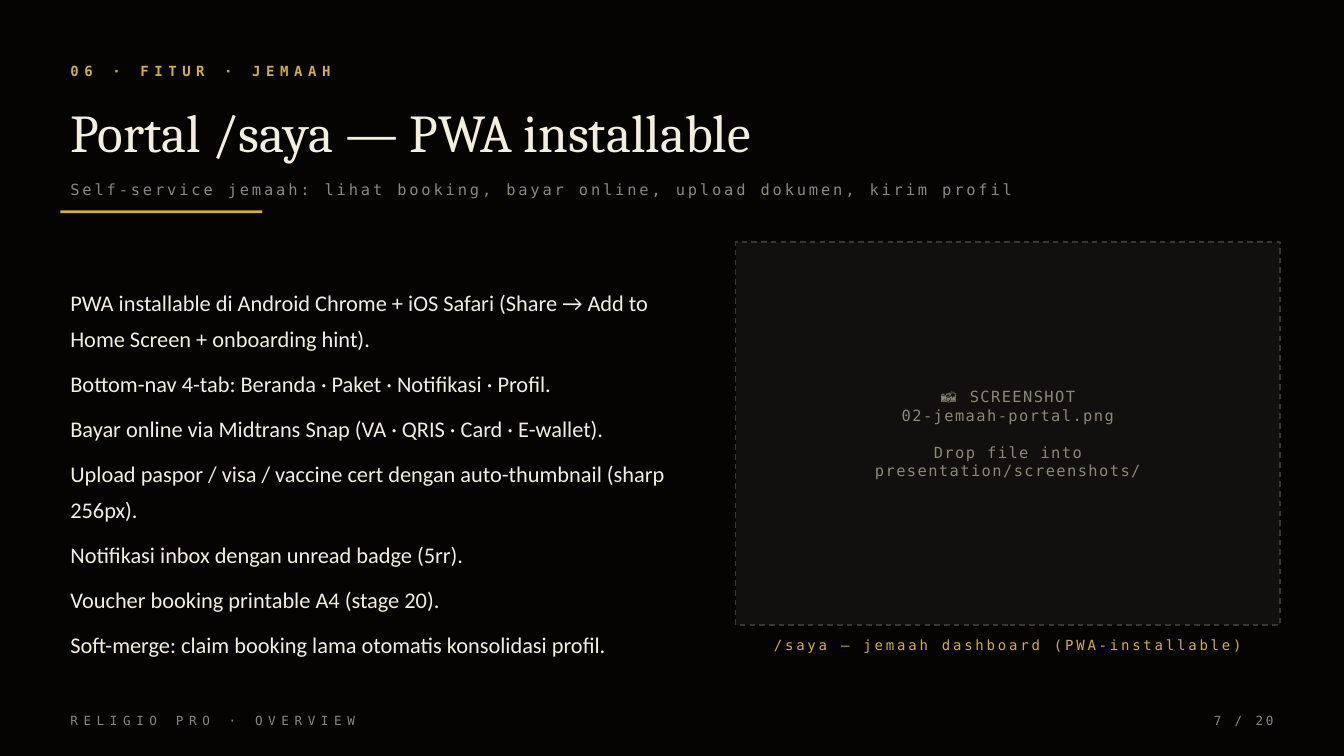
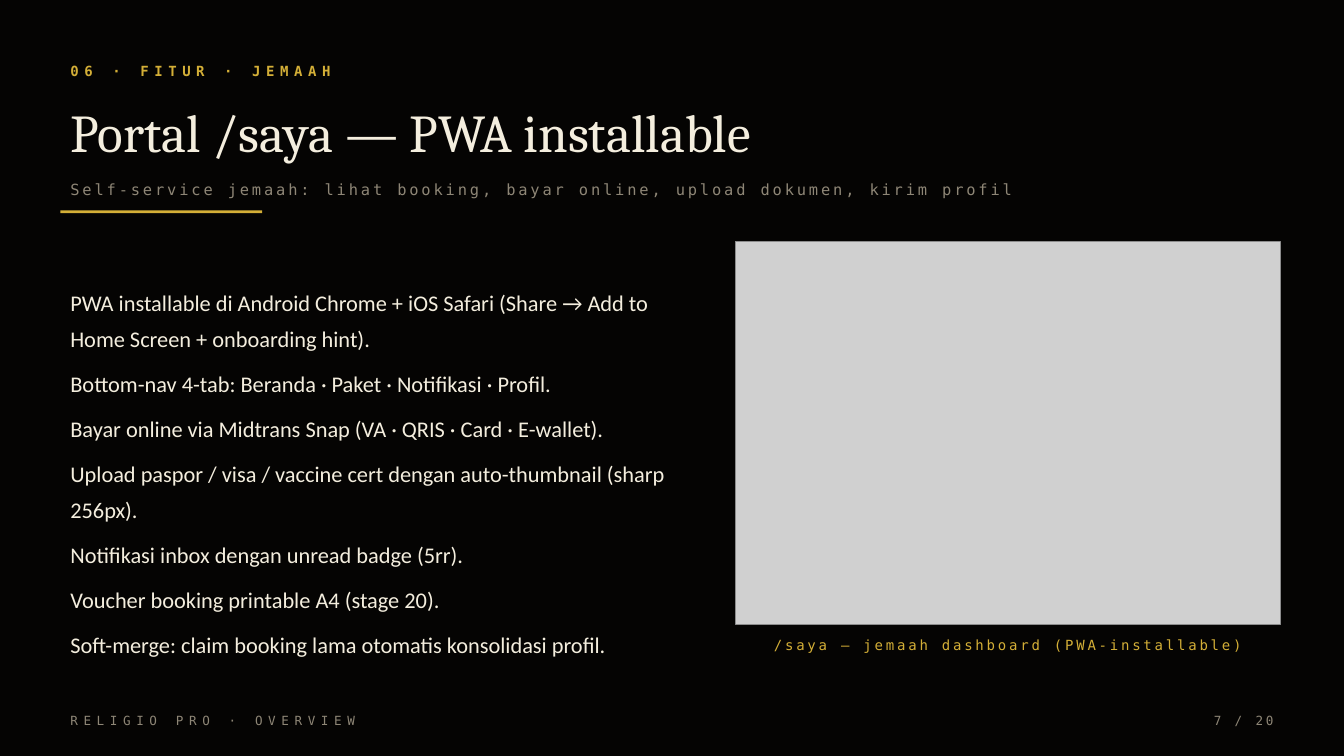
Before and after one commit to galihsidik86/travel, a slide deck: slide 7 of presentation/religio-pro.pptx. Drawn at 1344x756 pixels with LibreOffice and Linux fonts; fonts in the diff are those of the drawing; grey boxes stand for pictures. Boxes give left, top, right and bottom in pixels: in the first picture for what was removed or moved away, otherwise in the second. Text is boxed around its words. In the diff, an @@ line names an element or a change of style, - is before the commit and + after.

```diff
--- a/presentation/religio-pro.pptx
+++ b/presentation/religio-pro.pptx
@@ rectangle removed at (736, 242, 1280, 625) @@
@@ picture added at (736, 242, 1280, 625) @@
@@ text removed at (875, 390, 1140, 479) @@
-📸 SCREENSHOT
-02-jemaah-portal.png
-Drop file into
-presentation/screenshots/
```
Also in this commit, not shown: 7 other slides changed, 4 other files.
